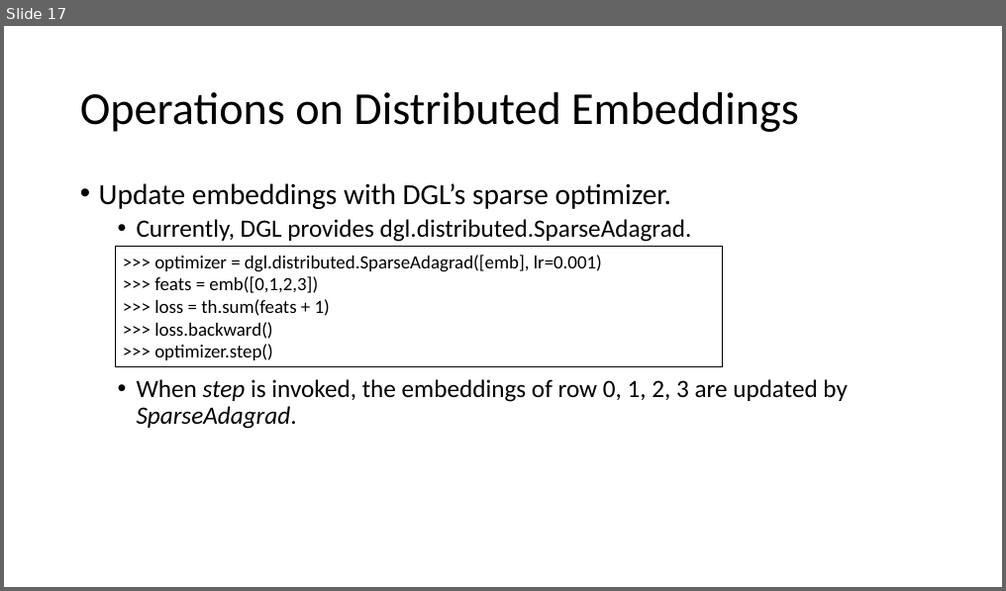
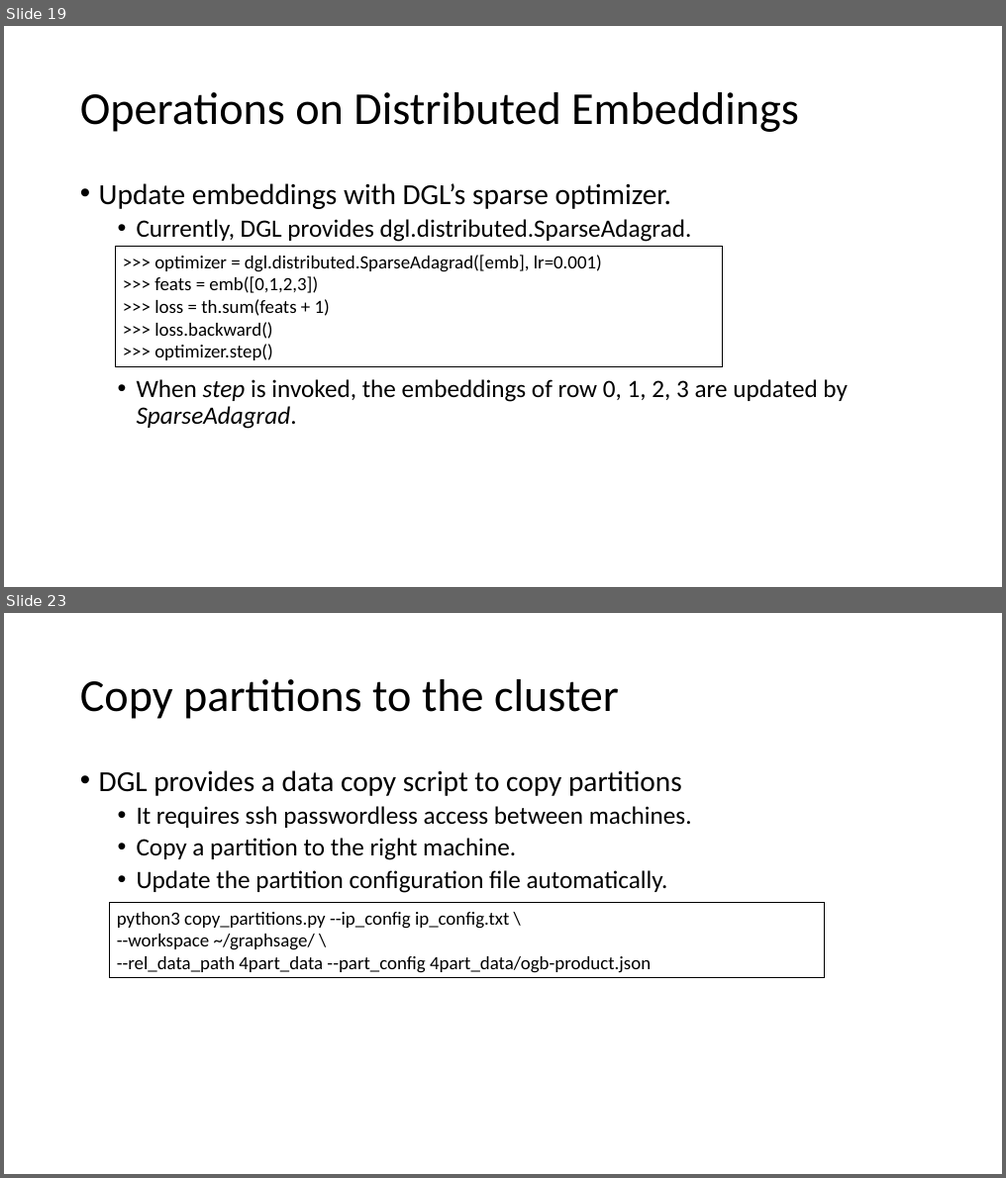
Before and after one commit to dglai/KDD20-Hands-on-Tutorial, a slide deck: 5-distributed/distributed training tutorial.pptx. Shown one above the other, each under a label of ours: slide 17 before the commit, slides 19 and 23 after it; the slides between them are not shown. The pictures are 1006x591 and 1006x1178 pixels, drawn with LibreOffice and Linux fonts; fonts in the diff are those of the drawing. Boxes give left, top, right and bottom in pixels: in the first picture for what was removed or moved away, otherwise in the second. Text is boxed around its words. In the diff, an @@ line names an element or a change of style, - is before the commit and + after.

```diff
--- a/5-distributed/distributed training tutorial.pptx
+++ b/5-distributed/distributed training tutorial.pptx
@@ slide 23 added at <box>4,613,1002,1174</box>, background #FFFFFF @@
@@ title added at <box>80,679,619,719</box>, 44 pt, text #000000 @@
+Copy partitions to the cluster
@@ text added at <box>99,770,692,893</box>, 24 pt, text #000000 @@
+• DGL provides a data copy script to copy partitions
+  • It requires ssh passwordless access between machines.
+  • Copy a partition to the right machine.
+  • Update the partition configuration file automatically.
@@ rectangle added at <box>110,903,825,978</box>, outline #000000 0.75 pt, 18 pt, text #000000 @@
+python3 copy_partitions.py --ip_config ip_config.txt \
+--workspace ~/graphsage/ \
+--rel_data_path 4part_data --part_config 4part_data/ogb-product.json
@@ what was slide 17 is now slide 19 @@
```
Also in this commit, not shown: 11 slides changed, 4 other slides added, 1 slide removed.
